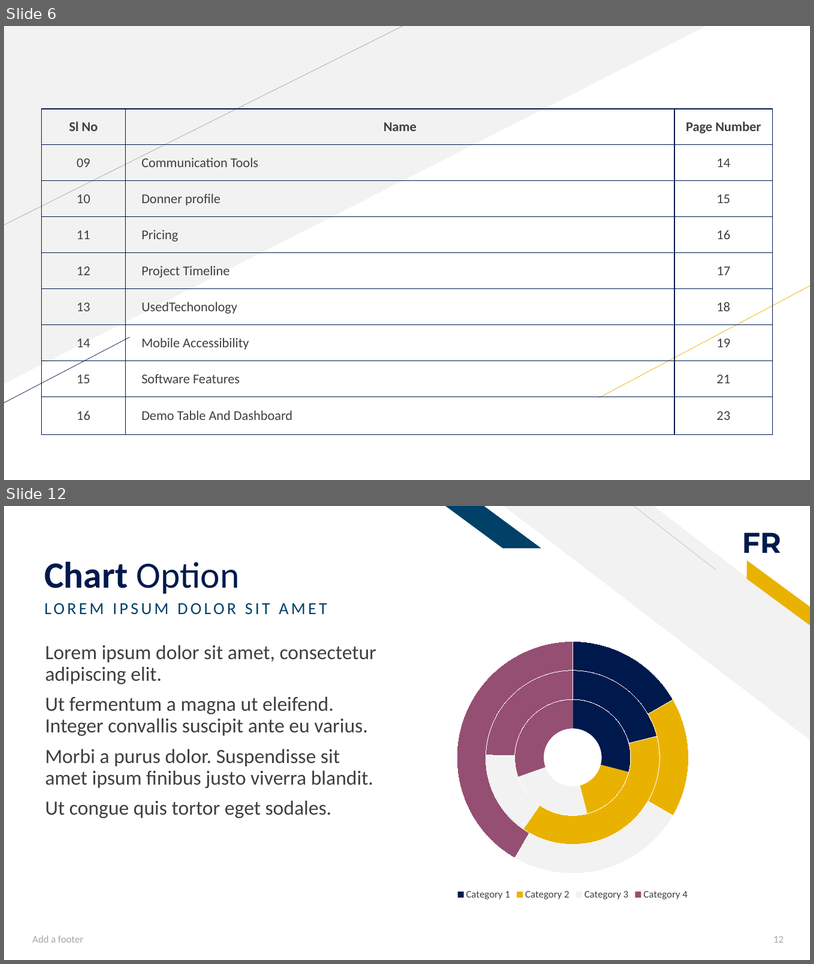
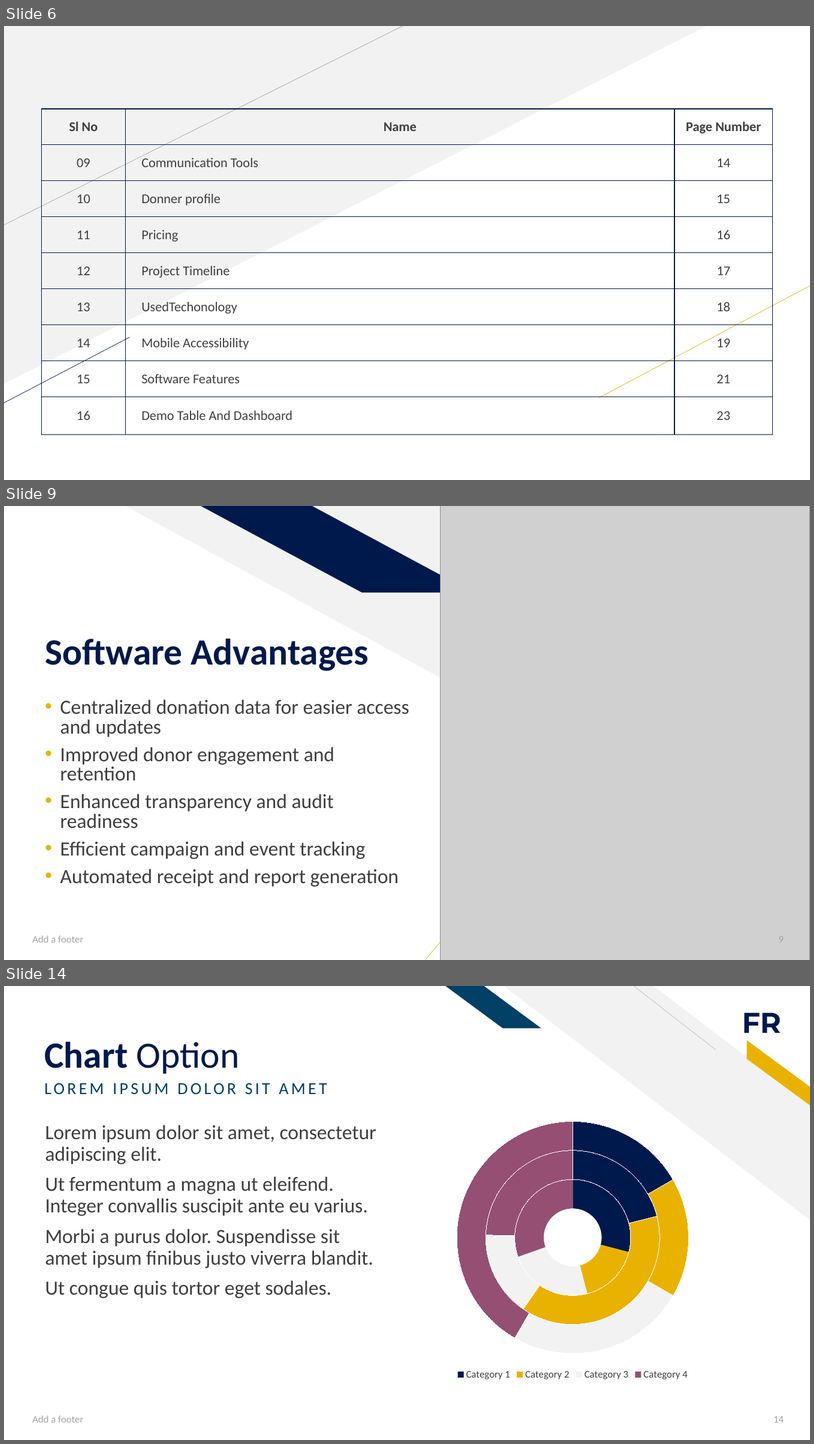
Before and after one commit to SharminAkter13/php_project, a slide deck: Donation Management System.pptx. Shown one above the other, each under a label of ours: slides 6 and 12 before the commit, slides 6, 9 and 14 after it; the slides between them are not shown. The pictures are 814x964 and 814x1444 pixels, drawn with LibreOffice and Linux fonts; fonts in the diff are those of the drawing; grey boxes stand for pictures. Boxes give left, top, right and bottom in pixels: in the first picture for what was removed or moved away, otherwise in the second. Text is boxed around its words. In the diff, an @@ line names an element or a change of style, - is before the commit and + after.

```diff
--- a/Donation Management System.pptx
+++ b/Donation Management System.pptx
@@ slide 9 added at [4,506,810,960], background #FFFFFF @@
@@ right triangle added at [126,506,810,879], fill #F2F2F2 @@
@@ parallelogram added at [201,506,474,592], fill #00194C @@
@@ picture added at [441,506,810,960] @@
@@ title added at [45,638,369,671], 44 pt, text #00194C, bold @@
+Software Advantages
@@ text added at [60,699,409,886], 24 pt, text #3F3F3F @@
+• Centralized donation data for easier access and updates
+• Improved donor engagement and retention
+• Enhanced transparency and audit readiness
+• Efficient campaign and event tracking
+• Automated receipt and report generation
@@ line added from (426, 959) to (527, 840), #EAB200 0.5 pt @@
@@ text added at [32,935,83,942], 12 pt, text #A5A5A5 @@
+Add a footer
@@ page number added at [779,937,784,942], 12 pt, text #A5A5A5 @@
+9
@@ what was slide 12 is now slide 14 @@
@@ page number at [774,1416,784,1422]: text changed @@
-12
+14
```
Also in this commit, not shown: 3 slides changed, 4 other slides added, 3 slides removed.
